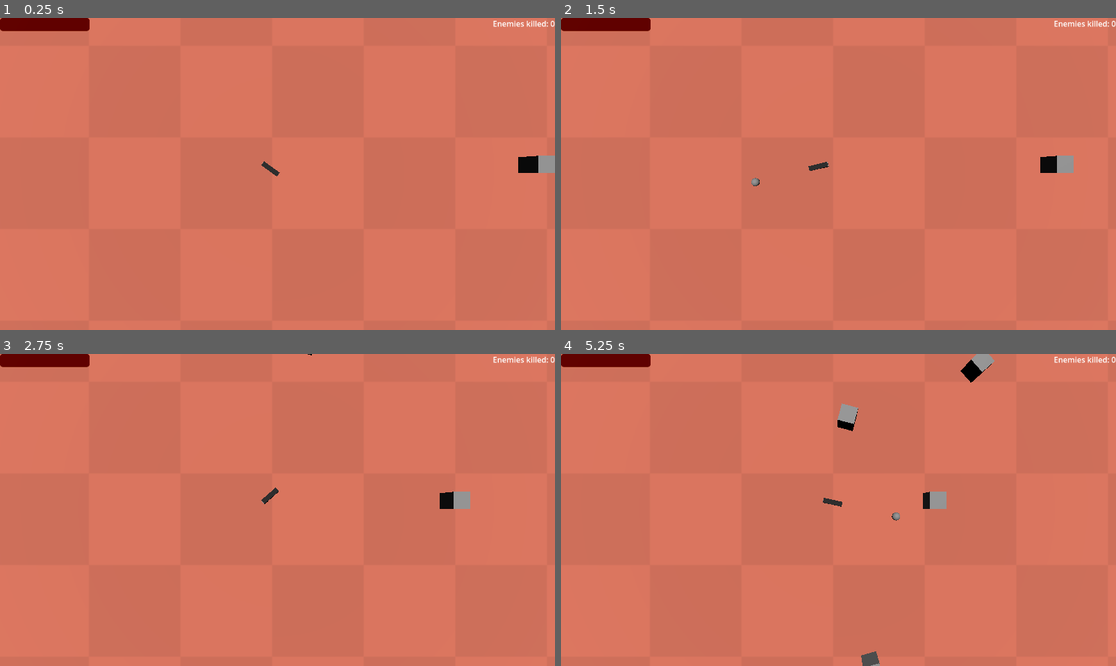
Above: before the commit, frames 1-4 (two rows, left to right).
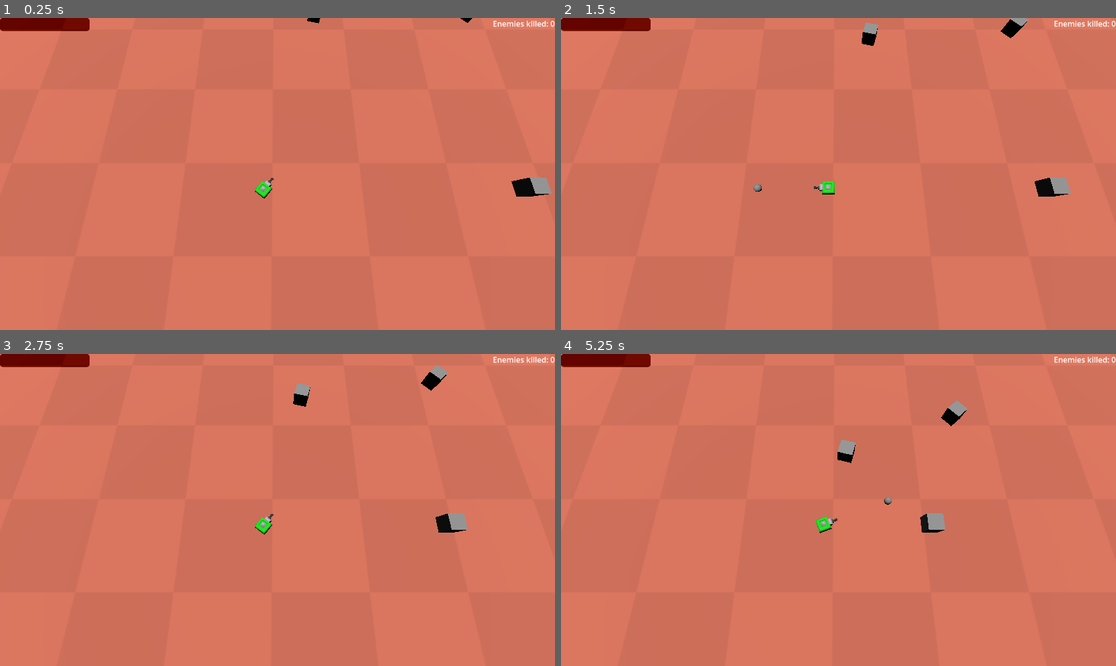
Above: after the commit, the same moments.

Repository: The-Only-A-Games/cannon-fire
Game: Godot game, scene res://Scenes/Test_Scense/test_level.tscn
Same seed, same stepped clock (60 frames per second), same inputs: the game is played once before the commit and once after it.
Inputs (mouse positions are in pixels of both pictures, inside the frame that each line leads up to):
- Up to frame 1 (0.25 s): no input
- Up to frame 2 (1.5 s): move the mouse to (960, 158) at 0.52 s; click (960, 158) at 0.6 s; move the mouse to (727, 189) at 1.27 s; click (727, 189) at 1.35 s
- Up to frame 3 (2.75 s): move the mouse to (333, 441) at 2.02 s; click (333, 441) at 2.1 s
- Up to frame 4 (5.25 s): move the mouse to (810, 572) at 2.77 s; click (810, 572) at 2.85 s; move the mouse to (1005, 556) at 3.52 s; click (1005, 556) at 3.6 s; move the mouse to (672, 463) at 4.27 s; click (672, 463) at 4.35 s; move the mouse to (866, 510) at 5.02 s; click (866, 510) at 5.1 s

The runs differ from the first frame. In frame 1, 0.9% of the frame differs, in the area x 45-100%, y 0-58%; in frame 2, 1.2%; in frame 3, 1.2%; in frame 4, 1.8%, in the area x 45-79%, y 0-100%.

Commit message:
Adding new basic assets

Diff:
--- a/Scenes/Test_Scense/test_level.tscn
+++ b/Scenes/Test_Scense/test_level.tscn
@@ -22,7 +22,7 @@
 script = ExtResource("1_v1hxw")
 
 [node name="Camera3D" type="Camera3D" parent="."]
-transform = Transform3D(1, 0, 0, 0, -4.37114e-08, 1, 0, -1, -4.37114e-08, -2.97096, 12.33, 4.50868)
+transform = Transform3D(1, 0, 0, 0, 0.271827, 0.962346, 0, -0.962346, 0.271827, -2.97096, 12.33, 6.60049)
 
 [node name="Cannon" parent="." instance=ExtResource("2_u2cn3")]
 unique_name_in_owner = true
--- a/Scenes/cannon.tscn
+++ b/Scenes/cannon.tscn
@@ -1,14 +1,7 @@
-[gd_scene load_steps=6 format=3 uid="uid://c1ln68kfwmjfi"]
+[gd_scene load_steps=4 format=3 uid="uid://c1ln68kfwmjfi"]
 
 [ext_resource type="Script" uid="uid://dgewo2xmrwusq" path="res://Scripts/cannon.gd" id="1_qayxd"]
-
-[sub_resource type="BoxMesh" id="BoxMesh_4c0tx"]
-
-[sub_resource type="StandardMaterial3D" id="StandardMaterial3D_qayxd"]
-albedo_color = Color(0.147672, 0.147672, 0.147672, 1)
-
-[sub_resource type="BoxMesh" id="BoxMesh_qlvt6"]
-material = SubResource("StandardMaterial3D_qayxd")
+[ext_resource type="PackedScene" uid="uid://ckihssn1gi825" path="res://Assets/cannon/cannon.glb" id="2_qlvt6"]
 
 [sub_resource type="BoxShape3D" id="BoxShape3D_3uv2y"]
 size = Vector3(1, 0.157501, 0.70874)
@@ -16,17 +9,12 @@
 [node name="Cannon" type="CharacterBody3D" groups=["player"]]
 script = ExtResource("1_qayxd")
 
-[node name="MeshInstance3D" type="MeshInstance3D" parent="."]
-transform = Transform3D(0.3, 0, 0, 0, 0.51, 0, 0, 0, 0.3, 0, 0, 0)
-mesh = SubResource("BoxMesh_4c0tx")
-
-[node name="MeshInstance3D" type="MeshInstance3D" parent="MeshInstance3D"]
-transform = Transform3D(1, 0, 0, 0, -1.72191e-07, 0.585099, 0, -3.93927, -2.55755e-08, 0, 0.332948, -1.5187)
-mesh = SubResource("BoxMesh_qlvt6")
-
 [node name="CollisionShape3D" type="CollisionShape3D" parent="." groups=["player"]]
 transform = Transform3D(3.13921, 0, 0, 0, 4.28932, 0, 0, 0, 4.28932, 0, 0, -0.273842)
 shape = SubResource("BoxShape3D_3uv2y")
 
 [node name="Marker3D" type="Marker3D" parent="."]
-transform = Transform3D(1, 0, 0, 0, 1, 0, 0, 0, 1, 0, 0.157695, -0.980282)
+transform = Transform3D(1, 0, 0, 0, 1, 0, 0, 0, 1, 0, 0.126602, -0.818191)
+
+[node name="cannon" parent="." instance=ExtResource("2_qlvt6")]
+transform = Transform3D(-1.71674e-08, 0, -0.392745, 0, 0.392745, 0, 0.392745, 0, -1.71674e-08, 0, -1.1851, 0.159863)
Binary file added: Assets/cannon/cannon.glb
Not shown, added: Assets/cannon/cannon.glb.import
Not shown, added: Assets/cannon/cannon.mtl
